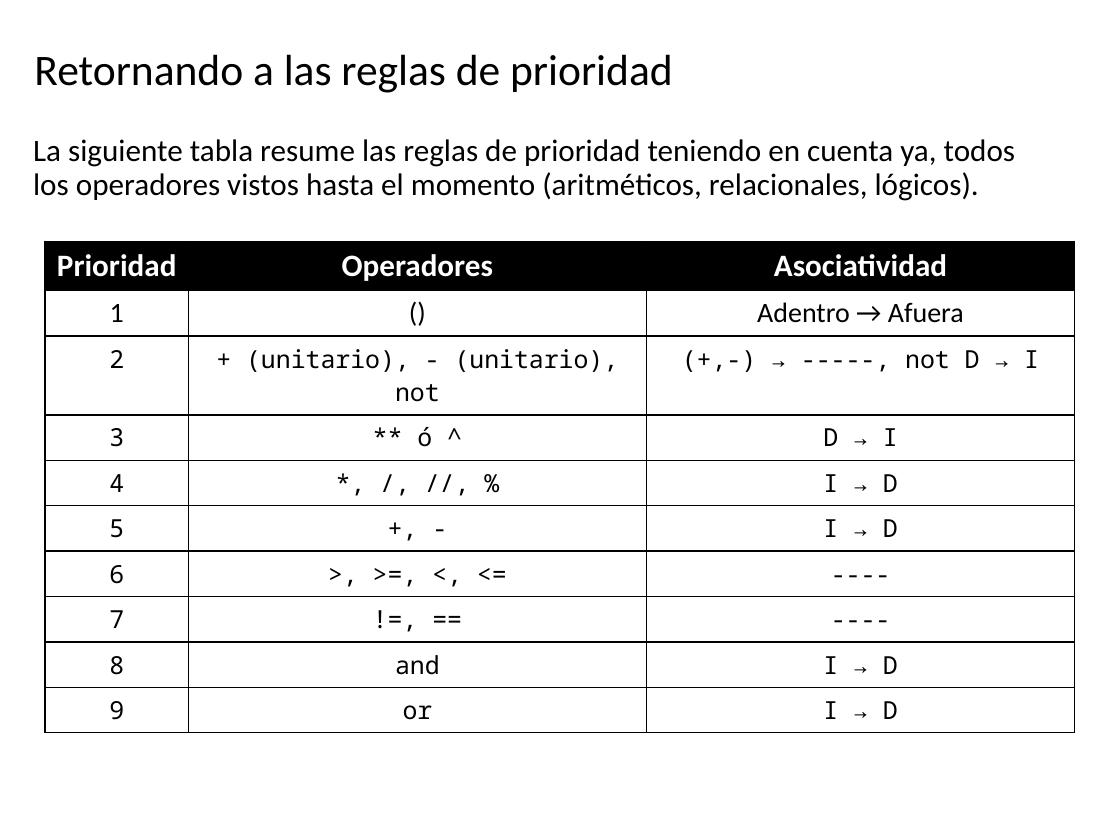
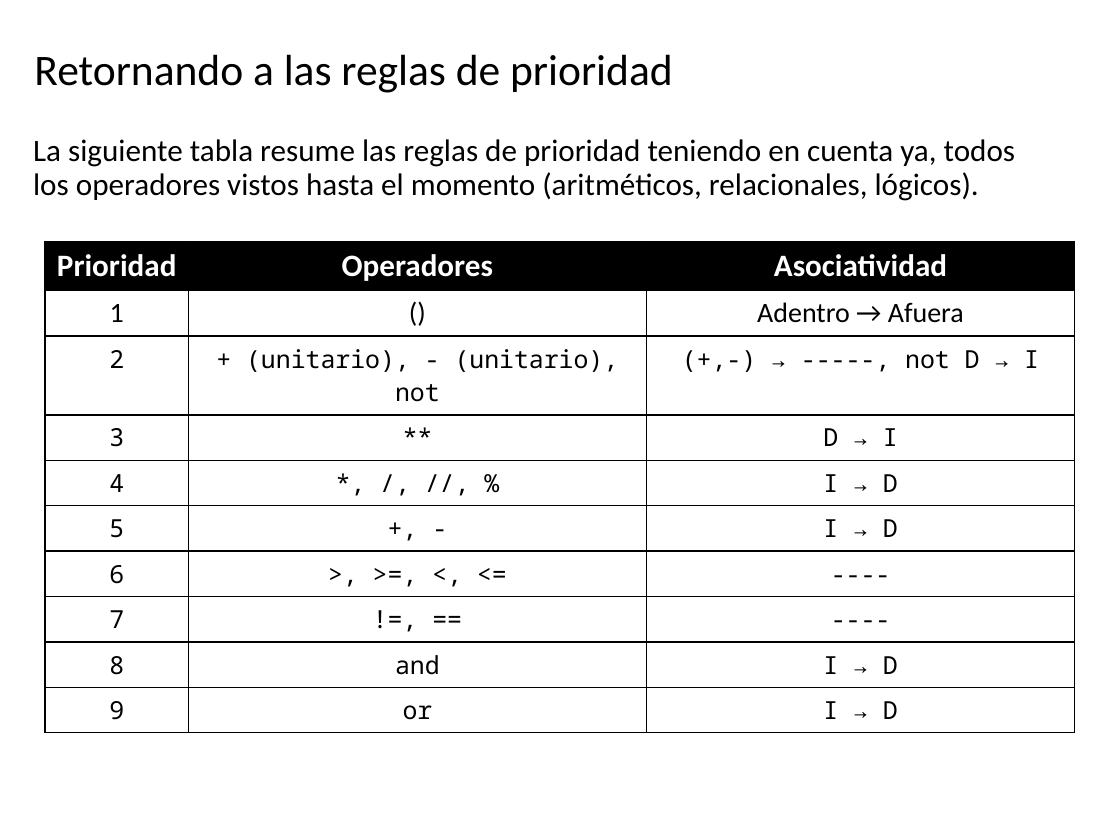
Before and after one commit to algoritmos-UdeA/logica1-20262, a slide deck: slide 18 of clases/4/teoria/clase-04.pptx. Drawn at 1120x840 pixels with LibreOffice and Linux fonts; fonts in the diff are those of the drawing. Boxes give left, top, right and bottom in pixels: in the first picture for what was removed or moved away, otherwise in the second. Text is boxed around its words. In the diff, an @@ line names an element or a change of style, - is before the commit and + after.

```diff
--- a/clases/4/teoria/clase-04.pptx
+++ b/clases/4/teoria/clase-04.pptx
@@ table at <box>45,241,1075,724</box> @@
-row 4, column 2: ** ó ^
+row 4, column 2: **
```
Also in this commit, not shown: 5 other slides changed, 6 slides added, 10 other files.
